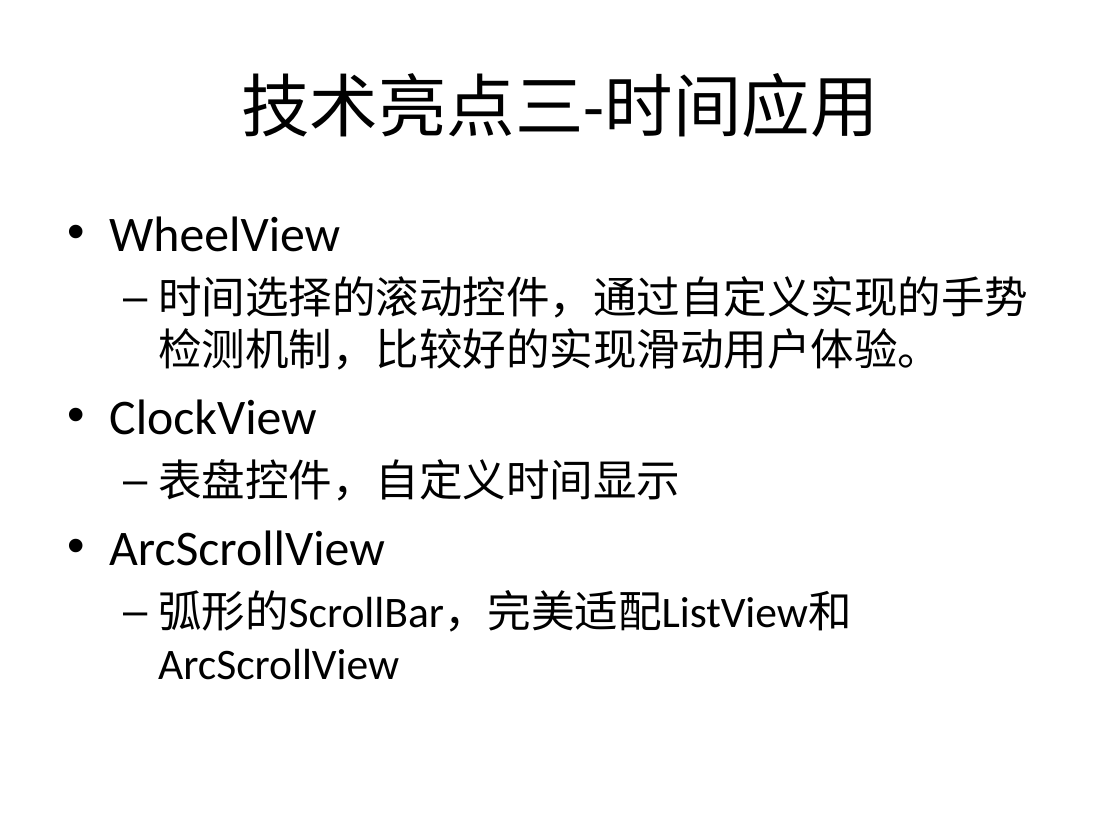
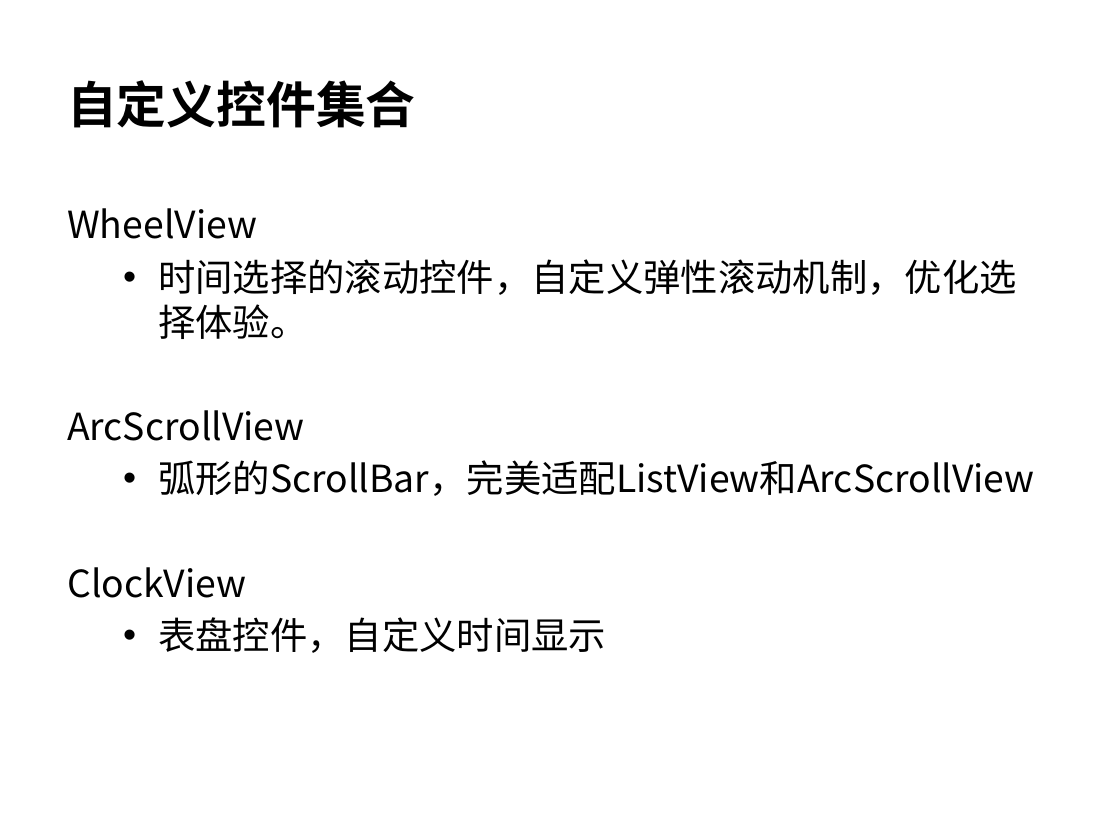
Before and after one commit to wangzhengyi/WangZhengyi, a slide deck: slide 7 of promote.pptx (slide 9 before the commit). Drawn at 1120x840 pixels with LibreOffice and Linux fonts; fonts in the diff are those of the drawing. Boxes give left, top, right and bottom in pixels: in the first picture for what was removed or moved away, otherwise in the second. Text is boxed around its words. In the diff, an @@ line names an element or a change of style, - is before the commit and + after.

```diff
--- a/promote.pptx
+++ b/promote.pptx
@@ title at [67, 80, 416, 128]: text changed; size 44 to 32 pt; font Calibri to Noto Sans CJK SC; bold on @@
-技术亮点三-时间应用
+自定义控件集合
@@ text at [67, 208, 606, 653]: size 32 to 24 pt in "WheelView", "ClockView"; font Calibri to Noto Sans CJK SC in "WheelView", "ClockView", "表盘控件，自定义时间显示"; size 28 to 24 pt in "表盘控件，自定义时间显示"; bullet • to none; less space between paragraphs; bullet – to • @@
@@ text at [67, 259, 1035, 496]: text changed; size 28 to 24 pt; font Calibri to Noto Sans CJK SC @@
-  – 时间选择的滚动控件，通过自定义实现的手势检测机制，比较好的实现滑动用户体验。
+  • 时间选择的滚动控件，自定义弹性滚动机制，优化选择体验。
+ArcScrollView
+  • 弧形的ScrollBar，完美适配ListView和ArcScrollView
@@ text at [109, 530, 851, 632]: paragraphs removed @@
-• ArcScrollView
-  – 弧形的ScrollBar，完美适配ListView和ArcScrollView
```
Also in this commit, not shown: 5 other slides changed, 9 slides added, 6 slides removed.
